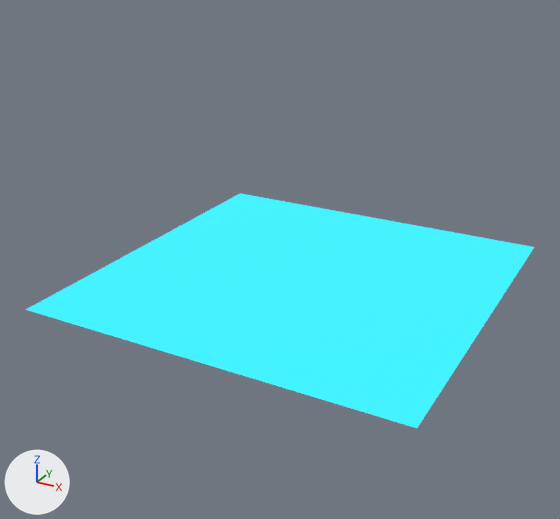
Before and after pictures for a commit that changed the Blender file Sci-Fi--container.blend.
Both versions are drawn from a 50 mm lens placed at (48.4, -93.3, 49.0), pointed at (-1.6, -2.3, 3.5). Lighting does not change. The marker at lower left points along +X, +Y and +Z.

The older version as bpy lines, for what is in view:
```python
mat_пол = bpy.data.materials.new('пол')
mat_пол.use_nodes = True; mat_пол.node_tree.nodes.clear()
_N = mat_пол.node_tree.nodes; _L = mat_пол.node_tree.links
n0 = _N.new('ShaderNodeBsdfPrincipled'); n0.name = 'Principled BSDF'
n0.distribution = 'GGX'
n0.subsurface_method = 'RANDOM_WALK_SKIN'
n0.inputs[0].default_value = (0.102, 0.102, 0.102, 1.0)  # 'Base Color', dark grey #5a5a5a
n1 = _N.new('ShaderNodeOutputMaterial'); n1.name = 'Material Output'
n2 = _N.new('ShaderNodeMixShader'); n2.name = 'Mix Shader'
n3 = _N.new('ShaderNodeEmission'); n3.name = 'Emission'
n3.inputs[0].default_value = (0.0, 0.333, 0.449, 1.0)  # 'Color', cyan #009cb3
n3.inputs[1].default_value = 5.0  # 'Strength'
_L.new(n0.outputs[0], n2.inputs[1])  # 'BSDF' to 'Shader'
_L.new(n2.outputs[0], n1.inputs[0])  # 'Shader' to 'Surface'
_L.new(n3.outputs[0], n2.inputs[2])  # 'Emission' to 'Shader'
me_cube = bpy.data.meshes.new('Cube')
me_cube.from_pydata(...)  # 52 vertices, 48 faces; spans x -1.0..1.14, y -1.0..1.0, z -1.0..1.0
me_cube.materials.append(mat_контейнер)
me_plane = bpy.data.meshes.new('Plane')
me_plane.from_pydata([(-1.0, -1.0, 0.0), (1.0, -1.0, 0.0), (-1.0, 1.0, 0.0), (1.0, 1.0, 0.0)], [], [(0, 1, 3, 2)])
me_plane.materials.append(mat_пол)
ob_cube = bpy.data.objects.new('Cube', me_cube)
ob_cube.location = (0.0, 0.0, 1.3)
ob_cube.hide_set(True)
ob_plane = bpy.data.objects.new('Plane', me_plane)
ob_plane.location = (0.9, 0.0, 0.5)
ob_plane.scale = (27.8, 27.8, 27.8)
```
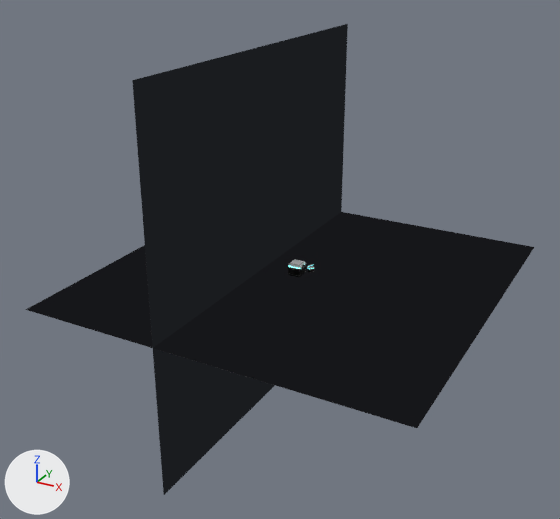
Commit message: feat: container

Location of each change, (x1, y1, x2, y2) in pixels of the pictures (560 x 519 px):
```json
{"object": "Plane", "change": "surface changed, recoloured", "before": [26, 193, 534, 428], "after": [26, 193, 534, 428], "on screen": "cyan to black"}
{"object": "Plane.001", "change": "added", "after": [132, 24, 348, 495]}
{"object": "Cube", "change": "shown", "after": [288, 259, 306, 277]}
{"object": "Cube.001", "change": "added", "after": [307, 266, 315, 273]}
```

Edits to the scene script, one JSON object a line:
```json
{"op": "add", "block": "img_пол_base_color", "code": ["img_пол_base_color = load_image('пол Base Color', '_unpacked/____Base_Color', 2048, 2048, 'sRGB')"]}
{"block": "mat_пол", "where": "n0 = _N.new('ShaderNodeBsdfPrincipled'); n0.name = 'Principled BSDF'"}
{"op": "remove", "block": "mat_пол", "code": "n0.inputs[0].default_value = (0.102, 0.102, 0.102, 1.0)  # 'Base Color', dark grey #5a5a5a"}
{"block": "mat_пол", "where": "n3 = _N.new('ShaderNodeEmission'); n3.name = 'Emission'"}
{"op": "set", "path": "n3.inputs[0].default_value", "old": "(0.0, 0.333, 0.449, 1.0)", "new": "(0.00857, 0.00972, 0.0116, 1.0)", "note": "'Color', cyan #009cb3 -> 'Color', black #17191c"}
{"op": "set", "path": "n3.inputs[1].default_value", "old": "5.0", "new": "1.2", "note": "'Strength'"}
{"op": "add", "block": "mat_пол", "code": "n4 = _N.new('ShaderNodeTexImage'); n4.name = 'Image Texture'"}
{"op": "add", "block": "mat_пол", "code": "n4.image = img_пол_base_color"}
{"op": "add", "block": "mat_пол", "code": "n5 = _N.new('ShaderNodeTexImage'); n5.name = 'Image Texture.001'"}
{"op": "add", "block": "mat_пол", "code": "n5.image = img_пол_base_color"}
{"block": "mat_пол", "where": "n2 = _N.new('ShaderNodeMixShader'); n2.name = 'Mix Shader'"}
{"op": "add", "block": "mat_пол", "code": "_L.new(n4.outputs[0], n0.inputs[0])  # 'Color' to 'Base Color'"}
{"op": "add", "block": "mat_пол", "code": "_L.new(n5.outputs[0], n2.inputs[0])  # 'Color' to 'Factor'"}
{"op": "add", "block": "mat_пол_001", "code": ["mat_пол_001 = bpy.data.materials.new('пол.001')", "# colours: black #0a0a0c", "# uses the picture img_пол_base_color"]}
{"block": "me_plane", "where": "me_plane.from_pydata(...)  # 4 vertices, 1 face; spans x -1.0..1.0, y -1.0..1.0, z 0.0"}
{"op": "remove", "block": "me_plane", "code": "me_plane.materials.append(mat_пол)"}
{"op": "add", "block": "me_plane", "code": "me_plane.materials.append(mat_пол_001)"}
{"op": "add", "block": "me_plane_001", "code": ["me_plane_001 = bpy.data.meshes.new('Plane.001')", "me_plane_001.from_pydata(...)  # 4 vertices, 1 face; spans x -1.0..1.0, y -1.0..1.0, z 0.0", "me_plane_001.materials.append(mat_пол)"]}
{"op": "remove", "block": "ob_cube", "code": "ob_cube.hide_set(True)"}
{"op": "add", "block": "ob_cube_001", "code": ["ob_cube_001 = bpy.data.objects.new('Cube.001', me_cube.copy())  # the mesh of ob_cube", "ob_cube_001.location = (1.3, 1.9, 0.9)", "ob_cube_001.rotation_euler = (-6.283, 6.283, 5.876)  # degrees (-360, 360, 337)", "ob_cube_001.scale = (0.414, 0.414, 0.414)"]}
{"op": "add", "block": "ob_plane_001", "code": ["ob_plane_001 = bpy.data.objects.new('Plane.001', me_plane_001)", "ob_plane_001.location = (-5.5, 0.0, 5.5)", "ob_plane_001.rotation_euler = (0.0, 1.571, 0.0)  # degrees (0, 90, 0)", "ob_plane_001.scale = (27.8, 27.8, 27.8)"]}
```
